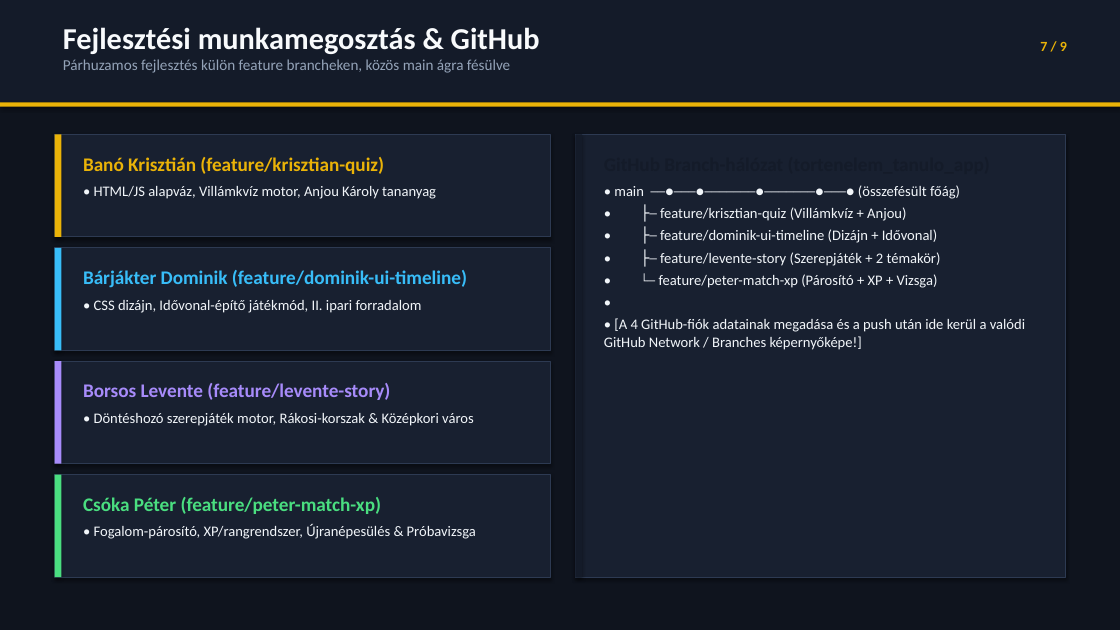
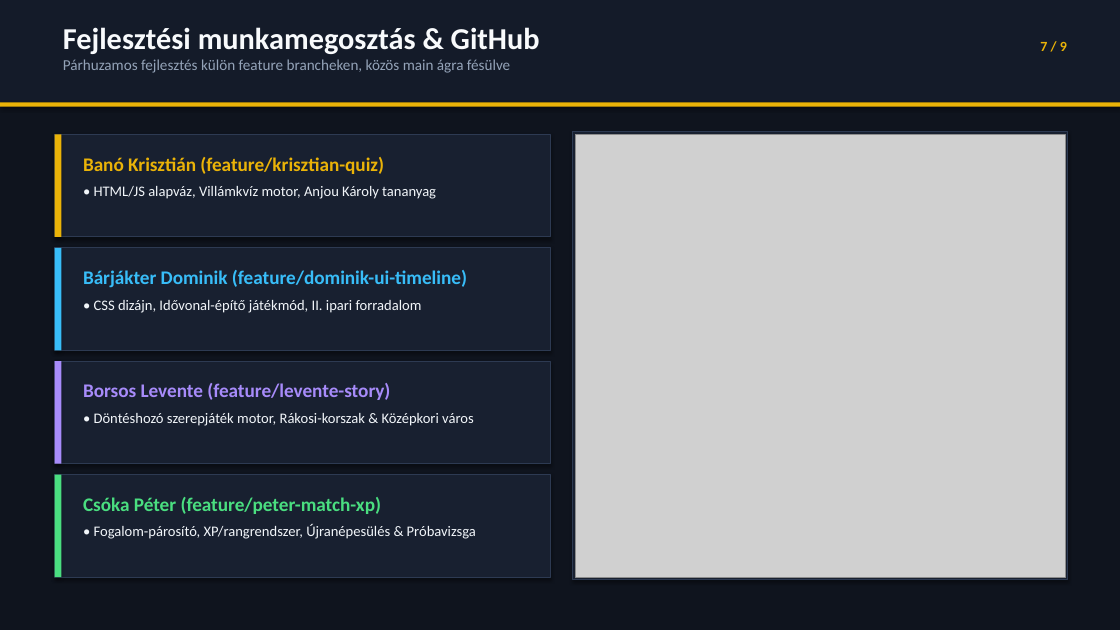
Before and after one commit to hcr1s/tortenelem_tanulo_app, a slide deck: slide 7 of docs/ToriMester_Bemutato.pptx. Drawn at 1120x630 pixels with LibreOffice and Linux fonts; fonts in the diff are those of the drawing; grey boxes stand for pictures. Boxes give left, top, right and bottom in pixels: in the first picture for what was removed or moved away, otherwise in the second. Text is boxed around its words. In the diff, an @@ line names an element or a change of style, - is before the commit and + after.

Commit message:
docs: GitHub branch-graf abra hozzaadasa a prezentaciohoz

```diff
--- a/docs/ToriMester_Bemutato.pptx
+++ b/docs/ToriMester_Bemutato.pptx
@@ rectangle at <box>573,132,1068,580</box>: outline #2D3A52 0.75 pt to #2D3A52 1 pt @@
@@ rectangle removed at <box>576,134,582,577</box> @@
@@ picture added at <box>576,134,1065,577</box> @@
@@ text removed at <box>604,185,1025,350</box> @@
-GitHub Branch-hálózat (tortenelem_tanulo_app)
-• main ──●───●───────●───────●───● (összefésült főág)
-• ├─ feature/krisztian-quiz (Villámkvíz + Anjou)
-• ├─ feature/dominik-ui-timeline (Dizájn + Idővonal)
-• ├─ feature/levente-story (Szerepjáték + 2 témakör)
-• └─ feature/peter-match-xp (Párosító + XP + Vizsga)
-•
-• [A 4 GitHub-fiók adatainak megadása és a push után ide kerül a valódi GitHub Network / Branches képernyőképe!]
```
Also in this commit, not shown: 1 other file.
